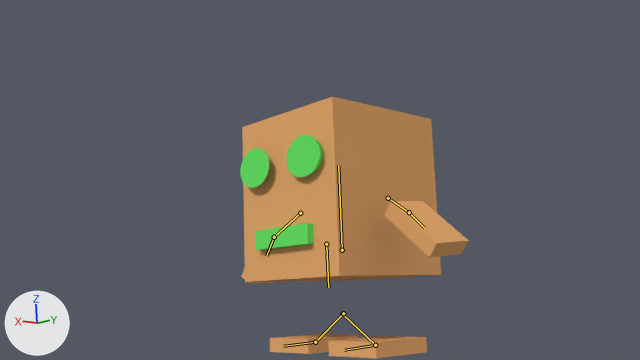
What one commit did to the Blender file Assets/Models/Boxy1.blend.
Camera for both pictures: the file's camera 'Camera'. Lighting does not change. The marker at lower left points along +X, +Y and +Z. Both versions are drawn at frame 16 of the action 'Armature.002Action'; the numbers are the values there. The bones that bend it are drawn over the model as lines.
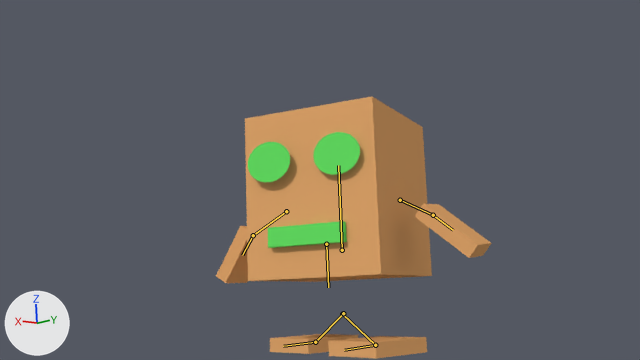
What differs and where, as boxes (x1, y1, x2, y2) in the pictures (640 x 360 px):
'Cube', posed (6% narrower)
    before: (242, 97, 441, 282)
    after: (245, 97, 432, 282)
'Cube.002', posed (10% narrower)
    before: (384, 201, 469, 257)
    after: (415, 204, 491, 258)
'Cone.001', posed
    before: (286, 135, 323, 177)
    after: (313, 132, 360, 175)
'Cube.004', posed
    before: (255, 223, 314, 250)
    after: (268, 221, 347, 248)
'Cone', posed (43% wider)
    before: (240, 148, 269, 188)
    after: (248, 142, 290, 182)
'Cube.003', posed
    before: (242, 268, 272, 283)
    after: (216, 226, 248, 283)

What the commit changed:
Bone 'Body' (bone_body) turns from (0, 0, 0) to (0, 21, 0) degrees about its own x, y and z.
